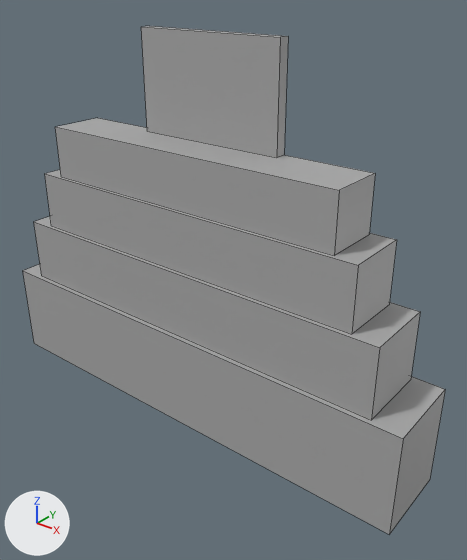
An edit to the FBX model Assets/Models/Waterwheel/wheelBase.fbx, drawn before and after from the same camera.
One viewpoint serves both versions: a 50 mm lens placed at (5.15, -5.73, 5.55), pointed at (0.58, -0.01, 2.01). Lighting does not change. The marker at lower left points along +X, +Y and +Z. Mesh edges are drawn as thin lines. Where no turn or scale is listed for an object, it has been applied to the vertices.

The scene before the commit, as lines of its bpy script (objects in view):
```python
me_mesh = bpy.data.meshes.new('Mesh')
me_mesh.from_pydata(...)  # a box spanning x -3.17..3.17, y -0.54..0.54, z -0.31..1.0
me_mesh.materials.append(mat_standardsurface1)  # grey #aaaaaa
me_mesh_001 = bpy.data.meshes.new('Mesh.001')
me_mesh_001.from_pydata(...)  # a box spanning x -2.79..2.79, y -0.47..0.47, z 0.0..0.88
me_mesh_001.materials.append(mat_standardsurface1)  # grey #aaaaaa
me_mesh_002 = bpy.data.meshes.new('Mesh.002')
me_mesh_002.from_pydata(...)  # a box spanning x -2.45..2.45, y -0.41..0.41, z 0.0..0.77
me_mesh_002.materials.append(mat_standardsurface1)  # grey #aaaaaa
me_mesh_003 = bpy.data.meshes.new('Mesh.003')
me_mesh_003.from_pydata(...)  # a box spanning x -2.15..2.15, y -0.36..0.36, z 0.0..0.68
me_mesh_003.materials.append(mat_standardsurface1)  # grey #aaaaaa
me_mesh_004 = bpy.data.meshes.new('Mesh.004')
me_mesh_004.from_pydata(...)  # a box spanning x -1.02..1.02, y -0.07..0.07, z -0.3..0.96
me_mesh_004.materials.append(mat_standardsurface1)  # grey #aaaaaa
ob_pcube1 = bpy.data.objects.new('pCube1', me_mesh)
ob_pcube1.location = (0.1, -0.13, 0.31)
ob_pcube2 = bpy.data.objects.new('pCube2', me_mesh_001)
ob_pcube2.location = (0.1, -0.13, 1.31)
ob_pcube3 = bpy.data.objects.new('pCube3', me_mesh_002)
ob_pcube3.location = (0.1, -0.13, 2.19)
ob_pcube4 = bpy.data.objects.new('pCube4', me_mesh_003)
ob_pcube4.location = (0.1, -0.13, 2.96)
ob_pcube5 = bpy.data.objects.new('pCube5', me_mesh_004)
ob_pcube5.location = (0.1, 0.16, 3.94)
```
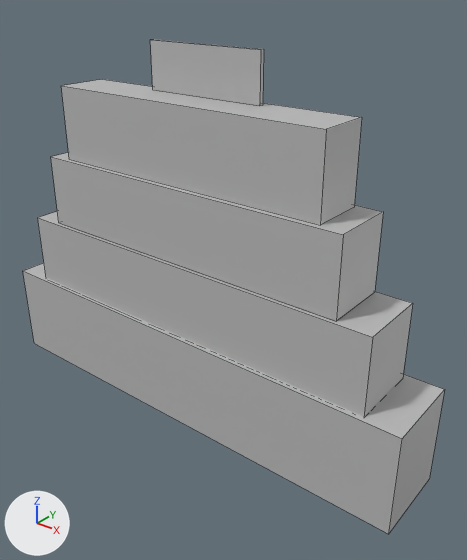
Where the newer file only moved an object's origin or applied its transform, the numbers keep the older frame.

The change, as JSON lines over the scene's bpy script:
```json
{"op": "add", "block": "mat_lambert4", "code": ["mat_lambert4 = principled_material('lambert4')", "mat_lambert4.base_color = (0.5, 0.5, 0.5)  # grey #bcbcbc"]}
{"block": "me_mesh_001", "where": "me_mesh_001.from_pydata(...)  # 8 vertices, 6 faces; spans x -2.79..2.79, y -0.47..0.47, z 0.0..0.88"}
{"block": "me_mesh_001", "where": "# used by ob_pcube2; location = (0.1, -0.13, 1.31)"}
{"block": "me_mesh_001", "change": "me_mesh_001 part 1: the whole mesh is scaled about its middle by (0.967, 0.975, 1.12), then moved by (0.0, 0.0, 0.03)"}
{"block": "me_mesh_002", "where": "me_mesh_002.from_pydata(...)  # 8 vertices, 6 faces; spans x -2.45..2.45, y -0.41..0.41, z 0.0..0.77"}
{"block": "me_mesh_002", "where": "# used by ob_pcube3; location = (0.1, -0.13, 2.19)"}
{"block": "me_mesh_002", "change": "me_mesh_002 part 2: the whole mesh is scaled about its middle by (0.923, 1.01, 1.23), then moved by (0.0, 0.0, 0.18)"}
{"op": "add", "block": "me_mesh_003_1", "code": ["me_mesh_003_1 = bpy.data.meshes.new('Mesh.003')", "me_mesh_003_1.from_pydata(...)  # a box spanning x -0.81..0.81, y -0.03..0.03, z -0.02..0.56", "me_mesh_003_1.materials.append(mat_lambert4)  # grey #bcbcbc"]}
{"op": "add", "block": "me_mesh_002_1", "code": ["me_mesh_002_1 = bpy.data.meshes.new('Mesh.002')", "me_mesh_002_1.from_pydata(...)  # a box spanning x -1.95..1.95, y -0.34..0.34, z -0.03..0.92", "me_mesh_002_1.materials.append(mat_lambert4)  # grey #bcbcbc"]}
{"op": "remove", "block": "ob_pcube5", "code": ["ob_pcube5 = bpy.data.objects.new('pCube5', me_mesh_004)", "ob_pcube5.location = (0.1, 0.16, 3.94)"]}
{"op": "remove", "block": "ob_pcube4", "code": ["ob_pcube4 = bpy.data.objects.new('pCube4', me_mesh_003)", "ob_pcube4.location = (0.1, -0.13, 2.96)"]}
{"op": "add", "block": "ob_pcube52", "code": ["ob_pcube52 = bpy.data.objects.new('pCube52', me_mesh_003_1)", "ob_pcube52.location = (0.1, 0.06, 4.21)"]}
{"op": "add", "block": "ob_pcube51", "code": ["ob_pcube51 = bpy.data.objects.new('pCube51', me_mesh_002_1)", "ob_pcube51.location = (0.1, -0.13, 3.26)"]}
```

Pixel boxes [x1, y1, x2, y2] of what changed, in the pictures (467 x 560 px):
```json
{"object": "pCube3", "change": "mesh rescaled", "before": [45, 170, 397, 334], "after": [51, 152, 383, 321]}
{"object": "pCube2", "change": "mesh rescaled", "before": [34, 216, 420, 420], "after": [38, 211, 413, 416]}
{"object": "pCube51", "change": "added", "after": [61, 79, 362, 225]}
{"object": "pCube4", "change": "deleted", "before": [55, 118, 375, 256]}
{"object": "pCube5", "change": "deleted", "before": [141, 26, 288, 158]}
{"object": "pCube52", "change": "added", "after": [150, 40, 264, 106]}
```
